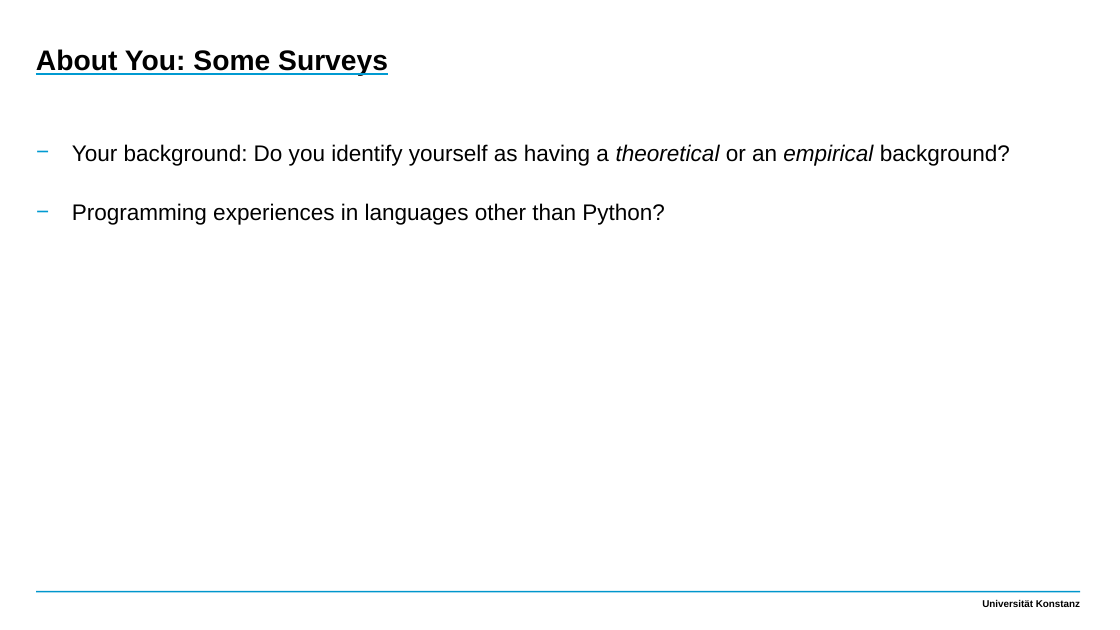
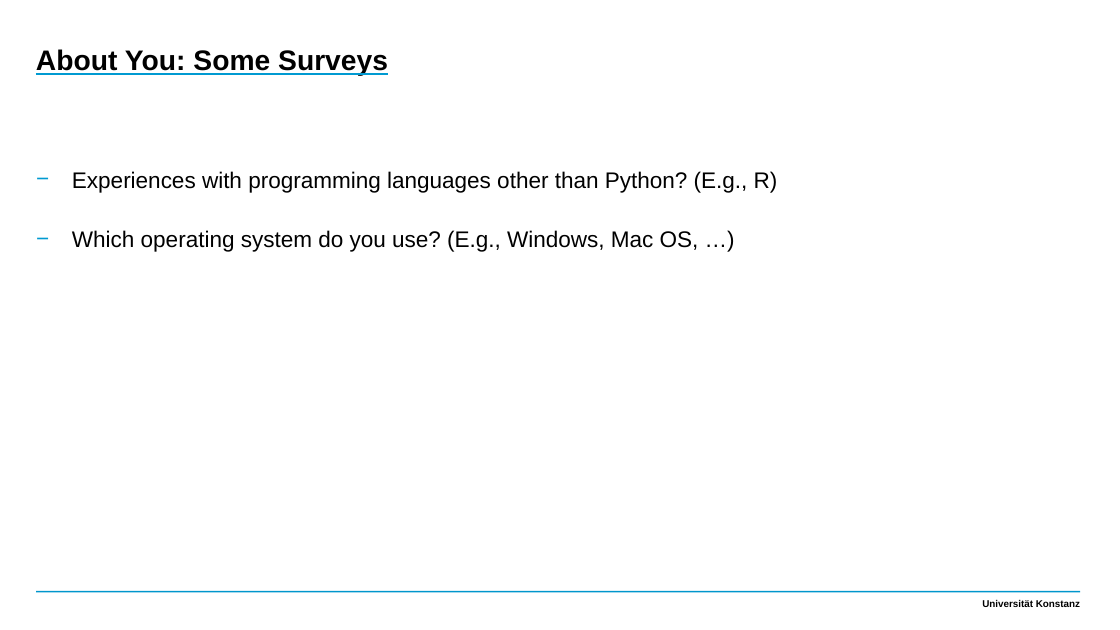
Before and after one commit to qi-yu/teaching-materials-python, a slide deck: slide 4 of slides/1_introduction.pptx. Drawn at 1120x630 pixels with LibreOffice and Linux fonts; fonts in the diff are those of the drawing. Boxes give left, top, right and bottom in pixels: in the first picture for what was removed or moved away, otherwise in the second. Text is boxed around its words. In the diff, an @@ line names an element or a change of style, - is before the commit and + after.

```diff
--- a/slides/1_introduction.pptx
+++ b/slides/1_introduction.pptx
@@ text at [72, 171, 778, 252]: text changed @@
-    − Your background: Do you identify yourself as having a theoretical or an empirical background?
-    − Programming experiences in languages other than Python?
+    − Experiences with programming languages other than Python? (E.g., R)
+    − Which operating system do you use? (E.g., Windows, Mac OS, …)
```
Also in this commit, not shown: 4 other slides changed, 1 other file.
